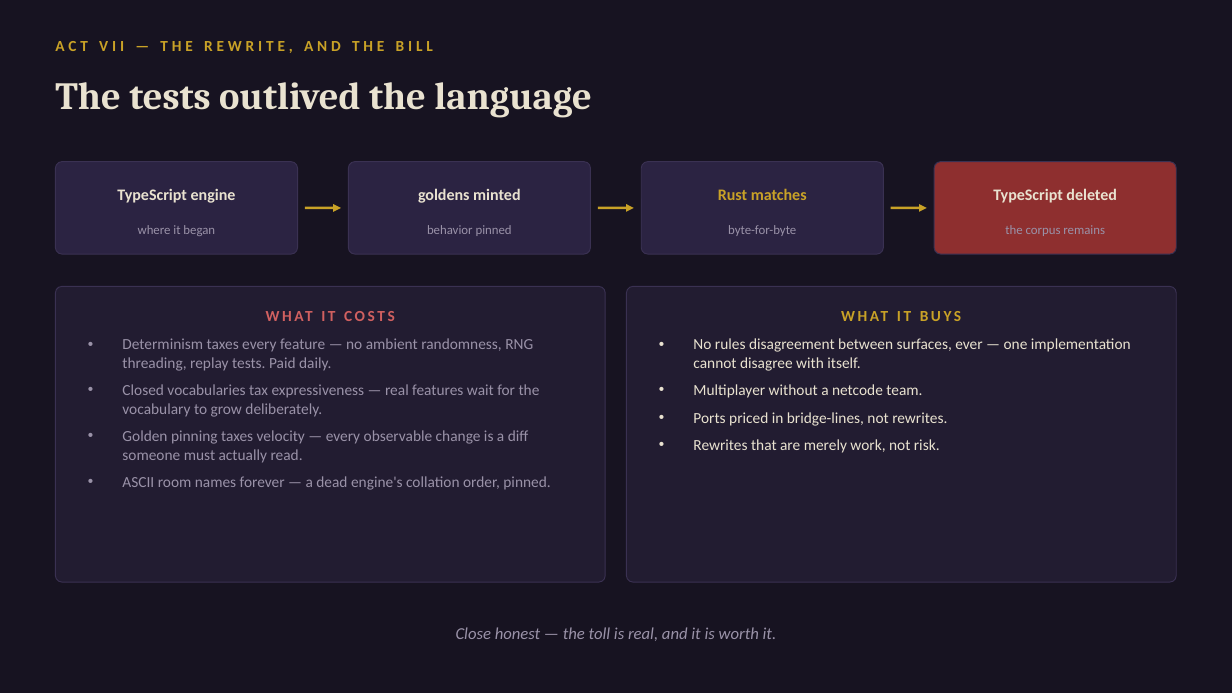
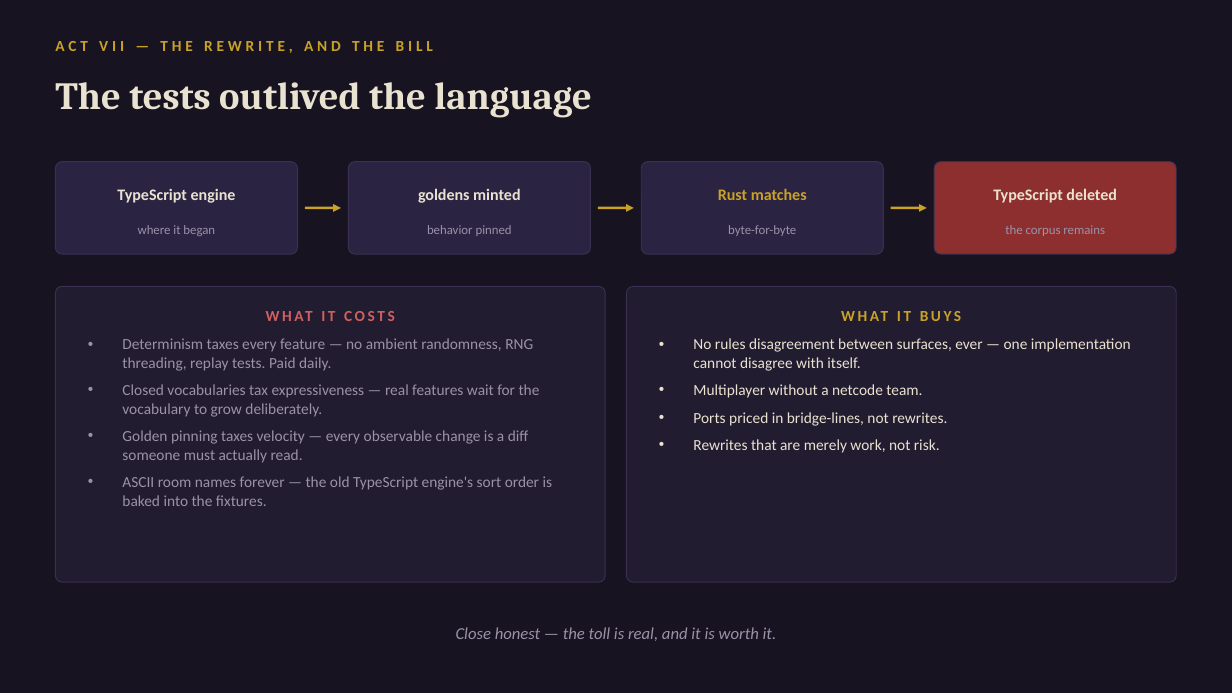
Before and after one commit to daniel0mullins/WickedWays, a slide deck: slide 19 of docs/talks/decks/04-deep-dive.pptx. Drawn at 1232x693 pixels with LibreOffice and Linux fonts; fonts in the diff are those of the drawing. Boxes give left, top, right and bottom in pixels: in the first picture for what was removed or moved away, otherwise in the second. Text is boxed around its words. In the diff, an @@ line names an element or a change of style, - is before the commit and + after.

```diff
--- a/docs/talks/decks/04-deep-dive.pptx
+++ b/docs/talks/decks/04-deep-dive.pptx
@@ text at (x1=122, y1=476, x2=553, y2=506): text changed @@
-• ASCII room names forever — a dead engine's collation order, pinned.
+• ASCII room names forever — the old TypeScript engine's sort order is baked into the fixtures.
```
Also in this commit, not shown: 9 other slides changed, 7 other files.
